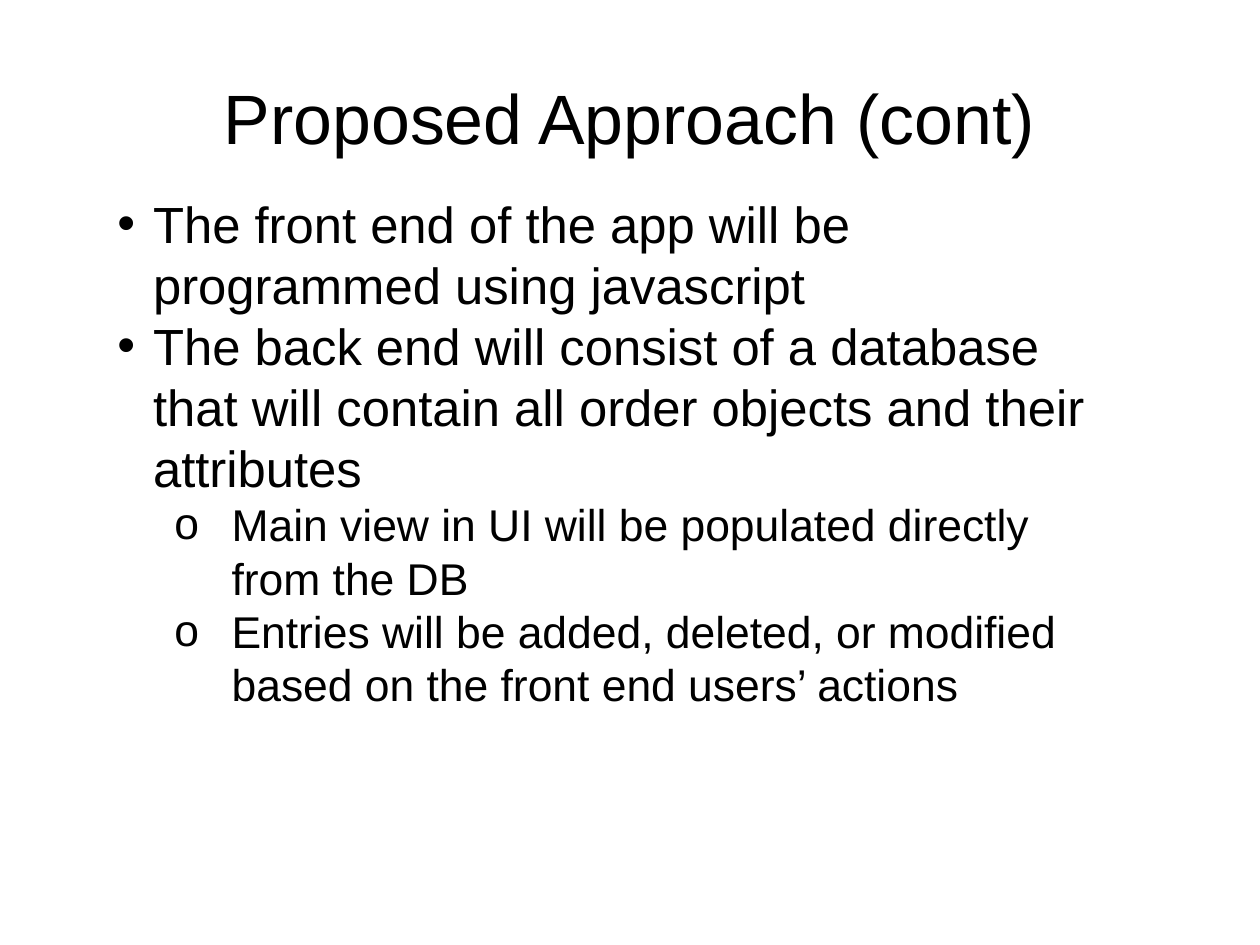
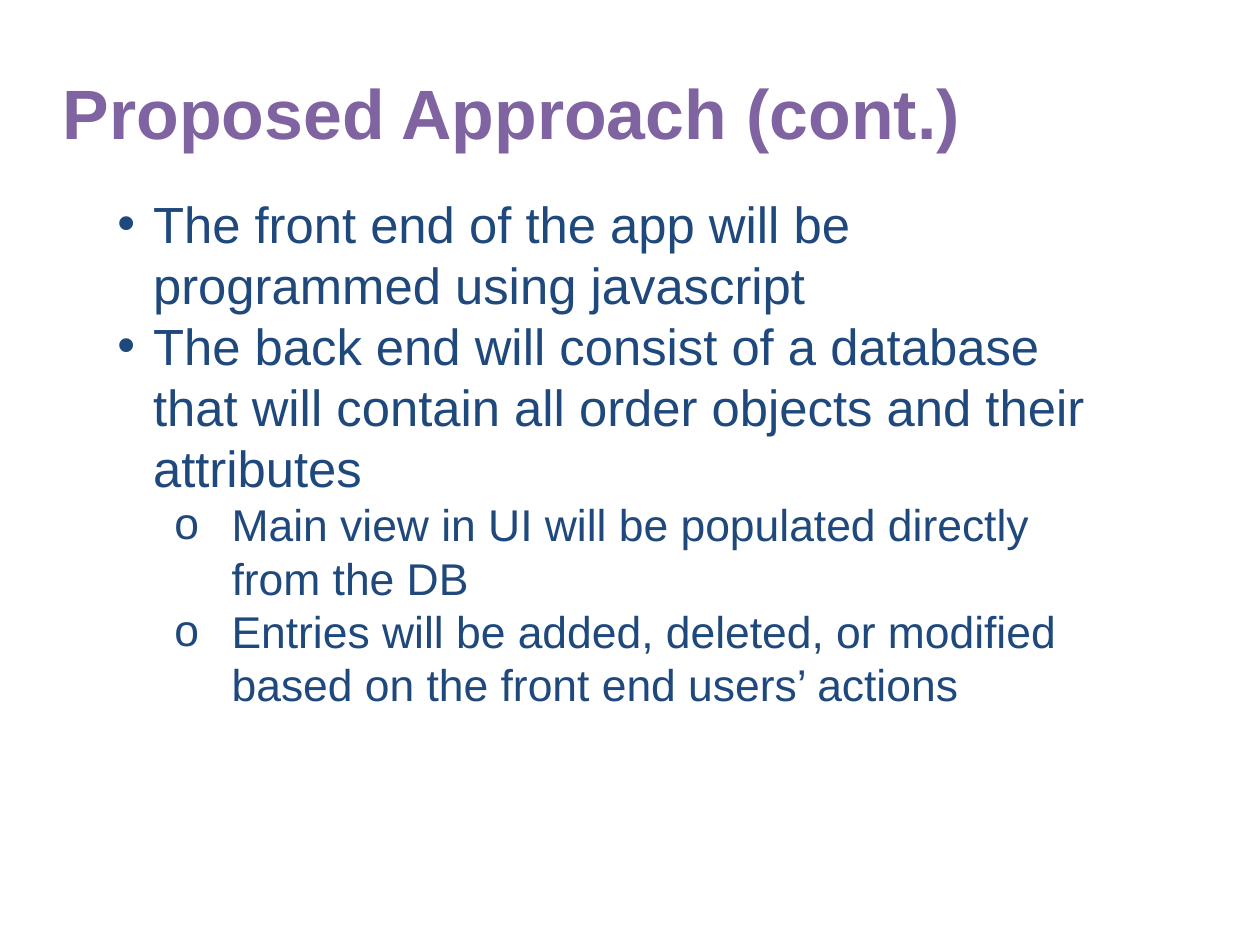
Before and after one commit to mkhalid578/orderProcessing, a slide deck: slide 6 of Project_Proposal.pptx (slide 7 before the commit). Drawn at 1260x945 pixels with LibreOffice and Linux fonts; fonts in the diff are those of the drawing. Boxes give left, top, right and bottom in pixels: in the first picture for what was removed or moved away, otherwise in the second. Text is boxed around its words. In the diff, an @@ line names an element or a change of style, - is before the commit and + after.

Commit message:
Re-worded introductory slides
and added colors to the rest of the slides

```diff
--- a/Project_Proposal.pptx
+++ b/Project_Proposal.pptx
@@ text at (x1=63, y1=88, x2=960, y2=152): text changed; text colour #000000 to #8064A2; bold on @@
-Proposed Approach (cont)
+Proposed Approach (cont.)
@@ text "The front end of the ..." at (x1=153, y1=206, x2=1084, y2=702): text colour #000000 to #1F497D @@
```
Also in this commit, not shown: 5 other slides changed, 1 slide added, 2 slides removed.
